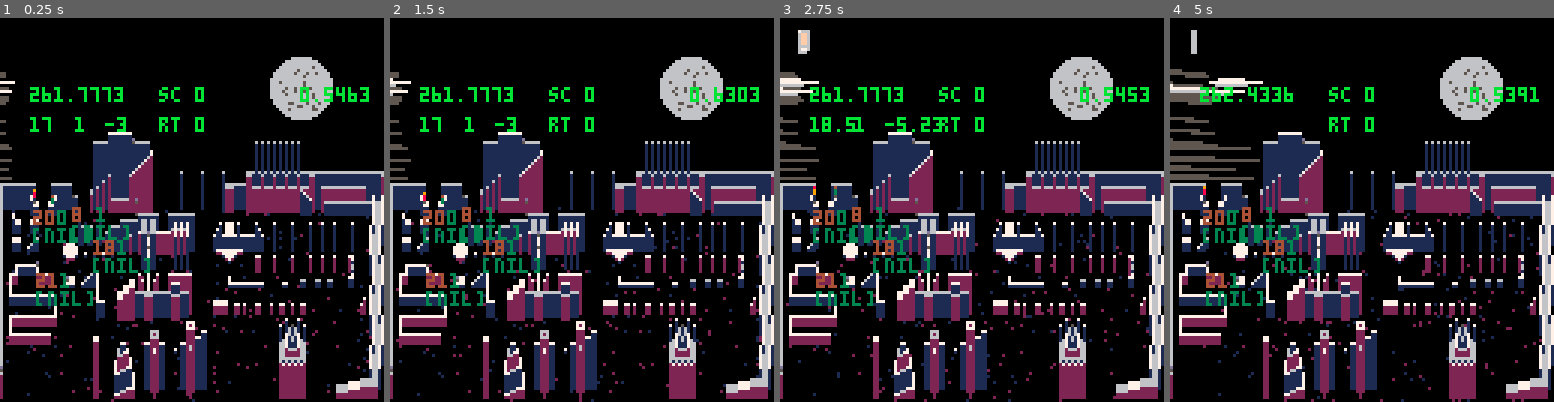
Above: before the commit, frames 1-4 (left to right).
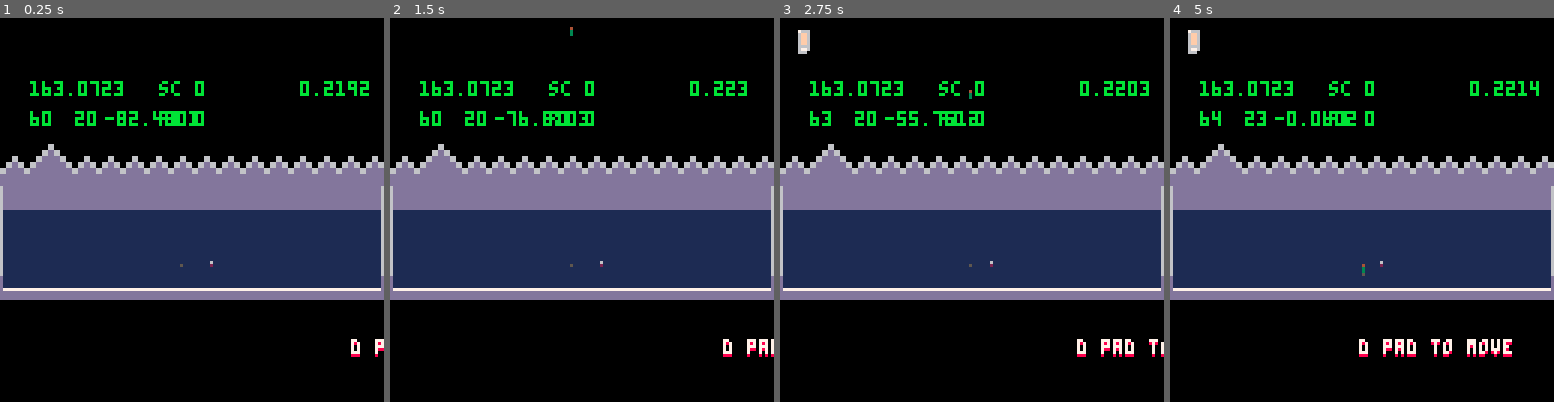
Above: after the commit, the same moments.

Repository: arnodick/tiny_parkour
Game: PICO-8 cartridge tinypo.p8
Two runs of this game, one before a commit and one after it. Both use one fixed random seed, a clock stepped at 60 frames per second and the inputs below.
Inputs:
- Up to frame 1 (0.25 s): no input
- Up to frame 2 (1.5 s): tap X (X key) at 0.33, 1.07 s; tap O (Z key) at 0.7 s
- Up to frame 3 (2.75 s): hold Right 1.6-2.1 s; tap O (Z key) at 1.7, 2.1, 2.5 s; tap X (X key) at 1.85 s; hold Up 2.15-2.42 s; hold Right from 2.47 s (still down)
- Up to frame 4 (5 s): tap O (Z key) every 0.4 s from 2.9 to 4.9 s; tap X (X key) at 2.97, 4.08 s; release Right at 3.03 s; hold Down 3.63-3.97 s; hold Right 4.02-4.68 s; hold Up from 4.73 s (still down)

The runs differ from the first frame. In frame 1, 46% of the frame differs, in the area x 0-100%, y 10-100%; in frame 2, 47%; in frame 3, 47%; in frame 4, 48%, in the area x 0-100%, y 3-100%.

Commit message:
more map tweakz

Diff:
--- a/tinyp.p8
+++ b/tinyp.p8
@@ -3,7 +3,7 @@
 __lua__
 --tiny parkour
 --by ashley pringle
-debug=true
+debug=false
 doff=0
 function items_i(r)
 if r==2 then
@@ -393,14 +393,14 @@
 	b.tk=360
 	b.text_c=1
 	b.dial={}
-	b.dial[1] ="there are 10 more route,   mortal"
+	b.dial[1] ="there are 10 more route,  mortal"
 	b.dial[2] ="well done  ... ... now  you  die"
 	b.dial[3] ="i may be impressed ... ... ... ."
 	b.dial[4] ="where  did  you  learn  parkour?"
-	b.dial[5] ="there are   11    routes, mortal"
+	b.dial[5] ="that route was hidden. how?.. .."
 	b.dial[6] ="few have come this far ...mortal"
-	b.dial[7] ="powerful   parkour   skills   .."
-	b.dial[8] ="better than most mortals, mortal"
+	b.dial[7] ="powerful   parkour   skills ...."
+	b.dial[8] ="i forgot about this route .. .. "
 	b.dial[9] ="no one has ever found this route"
 	b.dial[10]="maybe you should stop trying...."
 	b.dial[11]="impossible......................"
@@ -891,8 +891,8 @@
 	local t={}
 	if winner()!=true then
 		if dget(route-1)>1 then
-			t[1]="you've come this way "..dget(route-1).." times"
-			t[2]="find a new route tiny mortal"
+			t[1]="you've come this way   "..dget(route-1).."   times"
+			t[2]="find a new route ... tiny mortal"
 		else
 			t[1]="you completed route "..route
 			t[2]=b.dial[route]
@@ -1219,7 +1219,7 @@
 80000000000000000000000000000000000030000000000000000000000000005000000000000000000000000000000000700000000000000000000000000000
 00000000000000303030303000000000000000000000000000000000000000000000000000000000000000000000000000000000000000000000007040407000
 80000000000000000000000000000000000030000000000000000000000000005000000000000070709090b0b000d0b0007000b0d0000000d0d0d0d0d0d0d0d0
-00000000000000303030303000003030003000000030300000003000003030000030000030300000000000000000000000000000000000003050007040407000
+00000000000000303030303000003000003000003000300000003000003000000030000030300000000000000000000000000000000000003050007040407000
 80000000000000000000000000000000000030000000000000000000000000005050500000000070709090b0b0808080808080808080808080b0b0b080808000
 00000000000000000000000000000000000000000000000000000000000000000000000000000000000000000000000000000000000000000000007040407000
 80000000000000000000000000000000000030000000000000000000000000000000000000000070709090b0b000000080808000000000000080808000000000
@@ -1294,14 +1294,14 @@
 0800000000000000000000000000000000000000000000010101010101010100010101020304050506070707070708090909090909000000090909090909090909000000000000000000000505050000000000000000000000000000000000000000000000000000000000000000000000000000000000000000000007040407
 0800000000000000000000000000000000000000000000010000080600060600060800000000000000000000000000000000000000000000000000000000000000000000000000000000000505050000000000000000000000000000000000000000000000000000000000000000000000000000000000000000000007040407
 0800000003030300000000000000000000000000000001010100000000000000000000000000000000000000000000000000000000000000000000000000000000000000000000000000000505050000000000000000000000000000000000000000000000000000000000000000000000000000000000000000000704040700
-080000000303030000010203040000000000000000010101010100000000000000000006060808080a0a0a0a0a0a0c0c0c0c0c0c0c0000000c0c0c0c0c0c0c0c0c000000000000050709050505050509050505050509070500000009090000000909000000000909000009090000090900000000090900000000000704040700
+080000000303030000010203040000000000000000010101010100000000000000000006060808080a0a0a0a0a0a0c0c0c0c0c0c0c0000000c0c0c0c0c0c0c0c0c000000000000050709050505050509050505050509070500000009000000000009000000000009000000090000000900000000000900000000000704040700
 0800000000000000000000000000000000000000000101010101000000000000000000000002000004000006000007070707070707070707070808080808080000000000000000000101010101010101010000000000000000000000000000000000000000000000000000000000000000000000000000000000000704040700
 08000000000000000000000000000000000000000001010101010000010000010000010000010000000000000000000c0c070c0c0000000000000b000b000b0000000000000000000000010101010100000000000000000000000000000000000000000000000000000000000000000000000000000000000000000704040700
 08000000000000000000000000000000000000000000010101000000000000000000000000000000000000000000000c0c070c0c0000000000000b000b000b0000000000000000000000000101010000000000000000000000000000000000000000000000000000000000000000000000000000000000000000000704040700
 08000000000000000000000000000000000000000000000000000000000000000000000000000000000000000000000c0c070c0c0000000000000b000b000b0000000000000000000000000001000000000000000000000000000000000000000000000000000000000000000000000000000000000000000000000704040700
 08000000000000000000000000000000000000000000000000000000000000000000000000000000000000000000000c0c070c0c0000000000000b000b000b0000000000000000000000000000000000000000000000000000000000000000000000000000000000000000000000000000000000000000000000000704040700
 08000000000000000000000000000000000000000000000000000000000000000000000000000000000000000000000c0c070c0c0000000000000b000b000b0000000000000000000000000000000000000000000000000000000000000000000000000000000000000000000000000000000000000000000000000704040700
-0800000000000000000000000000000000000000000000000000000000000000000000000000000000000000000000000007000000000000000000000000000000000000000000000000000000000000000000000005050000000005050000000505000000000505000005050000050500000000050500000000000704040700
+0800000000000000000000000000000000000000000000000000000000000000000000000000000000000000000000000007000000000000000000000000000000000000000000000000000000000000000000000005050000000005000000000005000000000005000000050000000500000000050500000000000704040700
 0800000000030303030303030300000000000000000000000000000000000000000000000000000000000000000000000007000000000000000000000000000000000000000000000000000000000000000000000000000000000000000000000000000000000000000000000000000000000000000500000000000704040700
 0800000000030000000000000300000000000000000000000000000000000000000000000000000000000000000000000007000000000000000000000000000000000000000000000000000000000000000000000000000000000000000000000000000000000000000000000000000000000000000400000000000007040407
 0800000000030000000000000300000000000000000001010100000000000000000000000000000000000000000000000007000000000000000000000000000000000000000000000000000001000000000000000000000000000000000000000000000000000000000000000000000000000000000400000000000007040407
--- a/tinype2.p8
+++ b/tinypo.p8
@@ -427,7 +427,7 @@
 --end
 
 function doplayer(p)
-	if btnp(5,p.id) then cstore(0x1000,0x1000,0x2000,"tinyp.p8") end
+	if btnp(5,p.id) then cstore(0x2000,0x2000,0x1000,"tinype.p8") end
 	if p.z==-15  then music(0,0,1) end
 	--if p.z>15 then music(-1,0,1) end
 	local r=rooms[room]
@@ -696,7 +696,7 @@
 		for k,v in pairs(teles) do teles[k]=nil end
 		for k,v in pairs(parts) do parts[k]=nil end
 		--for k,v in pairs(bubbles) do bubbles[k]=nil end
---		reload(r.dest,r.src,r.len)
+		reload(r.dest,r.src,r.len)
 		cam=-r.h camera(0,cam)
 --				makeplayer(r.px,r.py,10,1,14-flr(rnd(2))*10,3,ps) --0.5
 --		player[1].x=r.px player[1].y=r.py
@@ -1033,9 +1033,8 @@
 --	for a=0,63 do dset(a,0) end
 --	for a=1,10 do dset(a,1) end
 	rooms={}
-	room=2
---	makeroom(127,31,6,12,1,0x2000,0x0000,4096,60,20)--intro
-	makeroom(127,31,6, 1,0,0x1000,0x1000,0x1000,17,1)--main
+	room=1
+	makeroom(127,31,6,12,1,0x2000,0x0000,4096,60,20)--intro
 	makeroom(127,63,6, 1,0,0x1000,0x1000,0x2000,17,1)--main
 	local r=rooms[room]
 --	for b=0,127 do for a=0,63 do mset(a,b,0) end end
@@ -1406,12 +1405,12 @@
 08000000000000000000000000000000000000000000000000000000000000000000000000000000000000000000000c0c070c0c0000000000000b000b000b0000000000000000000000000001000000000000000000000000000000000000000000000000000000000000000000000000000000000000000000000704040700
 08000000000000000000000000000000000000000000000000000000000000000000000000000000000000000000000c0c070c0c0000000000000b000b000b0000000000000000000000000000000000000000000000000000000000000000000000000000000000000000000000000000000000000000000000000704040700
 08000000000000000000000000000000000000000000000000000000000000000000000000000000000000000000000c0c070c0c0000000000000b000b000b0000000000000000000000000000000000000000000000000000000000000000000000000000000000000000000000000000000000000000000000000704040700
-0800000000000000000000000000000000000000000000000000000000000000000000000000000000000000000000000007000000000000000000000000000000000000000000000000000000000000000000000005050000000005000000000005000000000005000000050000000500000000050500000000000704040700
-0800000000030303030303030300000000000000000000000000000000000000000000000000000000000000000000000007000000000000000000000000000000000000000000000000000000000000000000000000000000000000000000000000000000000000000000000000000000000000000500000000000704040700
-0800000000030000000000000300000000000000000000000000000000000000000000000000000000000000000000000007000000000000000000000000000000000000000000000000000000000000000000000000000000000000000000000000000000000000000000000000000000000000000400000000000007040407
-0800000000030000000000000300000000000000000001010100000000000000000000000000000000000000000000000007000000000000000000000000000000000000000000000000000001000000000000000000000000000000000000000000000000000000000000000000000000000000000400000000000007040407
-0800000303030000000000000303030303000000000001010100000000000000000000000000000000000000000000000007000000000000000000000000000000000000000000000000000001000000000000000000000000000000000000000000000000000000000000000000000000000000000300000000000007040407
-0800000300000000000000000000000000000000000001010100000102030405050000000000000000000000000000000007000000000000000000000000000000000000000000000000000001010101010101010101010100000000000001010000000002020000000202000002020000000000030300000000000007040407
+0800000000000000000000000000000000000000000000000000000000000000000000000000000000000000000000000007000000000000000000000000000000000000000000000000000000000000000000000005000000000005000000000005000000000005000000050000000500000000000000000000000704040700
+0800000000030303030303030300000000000000000000000000000000000000000000000000000000000000000000000007000000000000000000000000000000000000000000000000000000000000000000000000000000000000000000000000000000000000000000000000000000000000000000000000000704040700
+0800000000030000000000000300000000000000000000000000000000000000000000000000000000000000000000000007000000000000000000000000000000000000000000000000000000000000000000000000000000000000000000000000000000000000000000000000000000000000000000000000000007040407
+0800000000030000000000000300000000000000000001010100000000000000000000000000000000000000000000000007000000000000000000000000000000000000000000000000000001000000000000000000000000000000000000000000000000000000000000000000000000000000000000000000000007040407
+0800000303030000000000000303030303000000000001010100000000000000000000000000000000000000000000000007000000000000000000000000000000000000000000000000000001000000000000000000000000000000000000000000000000000000000000000000000000000000000000000000000007040407
+0800000300000000000000000000000000000000000001010100000102030405050000000000000000000000000000000007000000000000000000000000000000000000000000000000000001010101010101010101010100000000000001000000000002000000000200000002000000000200000300000000000007040407
 0800000300000000000000000000000000000000000000000000000000000000050000000000000000000000000000000007000000000000000000000000000000000000000000000000000000000000000000000000000000000000000000000000000000000000000000000000000000000000000000000000000007040407
 0800000300000000000000000000000000000000000000000000000000000000050000000000000000000000000000000007000000000000000000000000000000000000000000000000000000000000000000000000000000000000000000000000000000000000000000000000000000000000000000000000000007040407
 0800000300000000000000000000000000000000000000000000000000000000050000000000000000000000000000000007000000000000000000000000000000000000000000000000000000000000000000000000000000000000000000000000000000000000000000000000000000000000000000000000000007040407
Not shown, changed: 69 lines of the sprite sheet (__gfx__) section of tinypo.p8
